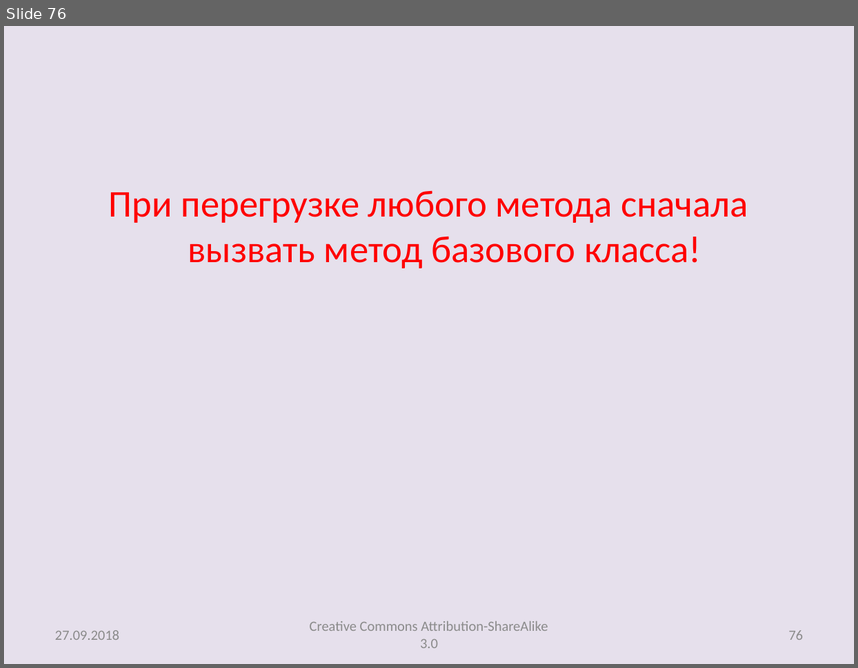
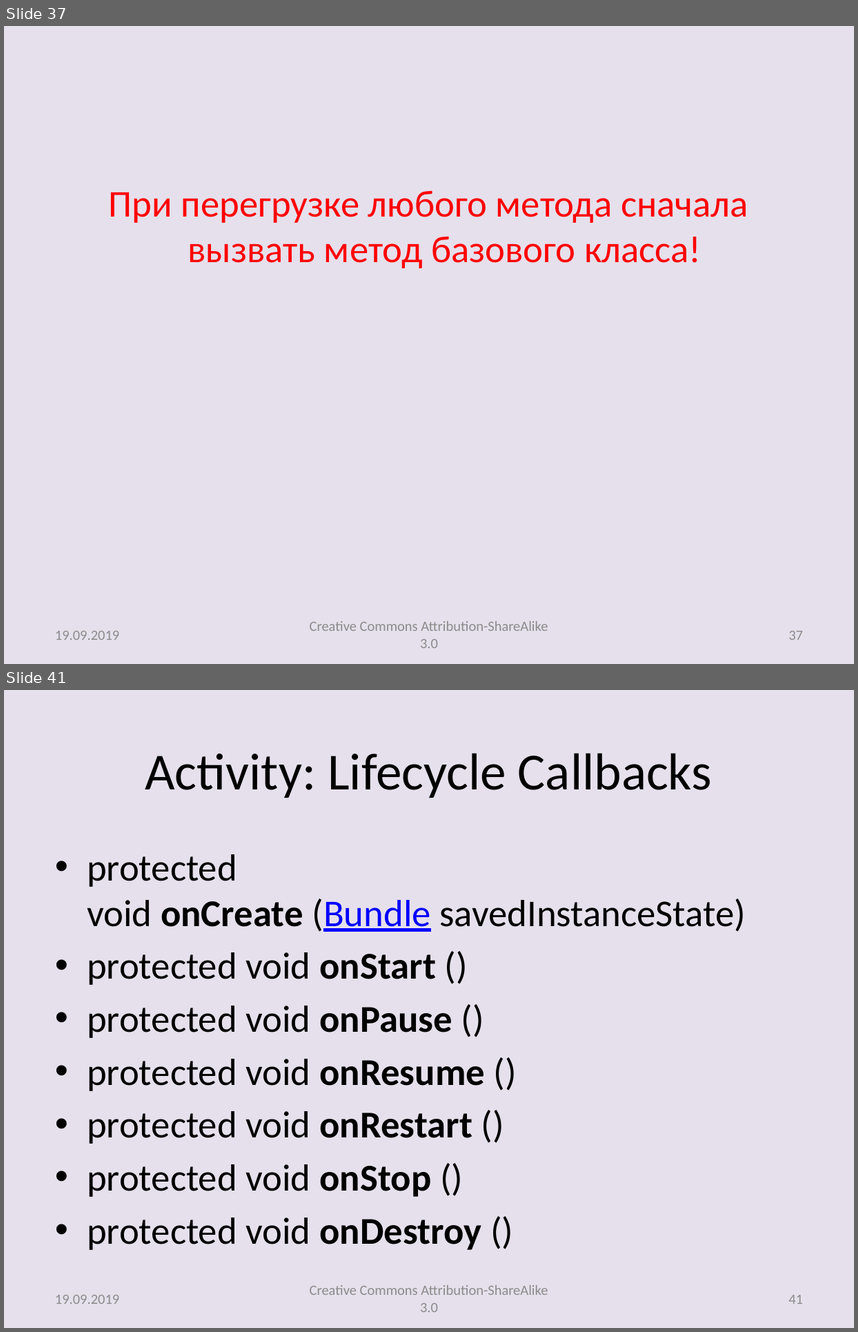
Before and after one commit to andrei-kuznetsov/android-lectures, a slide deck: lectures/Lecture003_AltRes_Activity.pptx. Shown one above the other, each under a label of ours: slide 76 before the commit, slides 37 and 41 after it; the slides between them are not shown. The pictures are 858x668 and 858x1332 pixels, drawn with LibreOffice and Linux fonts; fonts in the diff are those of the drawing. Boxes give left, top, right and bottom in pixels: in the first picture for what was removed or moved away, otherwise in the second. Text is boxed around its words. In the diff, an @@ line names an element or a change of style, - is before the commit and + after.

Commit message:
Лекция 4: LifecycleComponents, DataBinding

```diff
--- a/lectures/Lecture003_AltRes_Activity.pptx
+++ b/lectures/Lecture003_AltRes_Activity.pptx
@@ slide 41 added at [4, 690, 854, 1328], background #E6E0EC @@
@@ title added at [145, 753, 712, 798], 44 pt, text #000000 @@
+Activity: Lifecycle Callbacks
@@ text added at [87, 854, 745, 1250], 32 pt, text #000000 @@
+• protected void onCreate (Bundle savedInstanceState)
+• protected void onStart ()
+• protected void onPause ()
+• protected void onResume ()
+• protected void onRestart ()
+• protected void onStop ()
+• protected void onDestroy ()
@@ text added at [310, 1285, 548, 1312], 12 pt, text #8C8C8C @@
+Creative Commons Attribution-ShareAlike 3.0
@@ text added at [55, 1294, 119, 1303], 12 pt, text #8C8C8C @@
+19.09.2019
@@ page number added at [789, 1294, 803, 1303], 12 pt, text #8C8C8C @@
+41
@@ what was slide 76 is now slide 37 @@
@@ slide 37 changed as well @@
@@ text at [55, 630, 119, 639]: text changed @@
-27.09.2018
+19.09.2019
@@ page number at [789, 630, 803, 639]: text changed @@
-76
+37
```
Also in this commit, not shown: 76 other slides changed, 16 other slides added, 2 other files.
